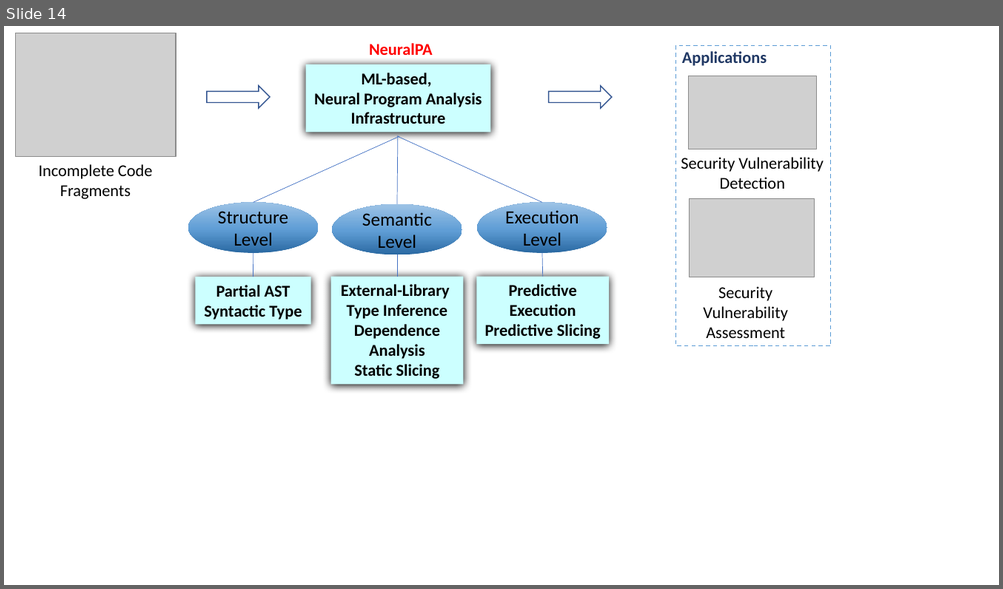
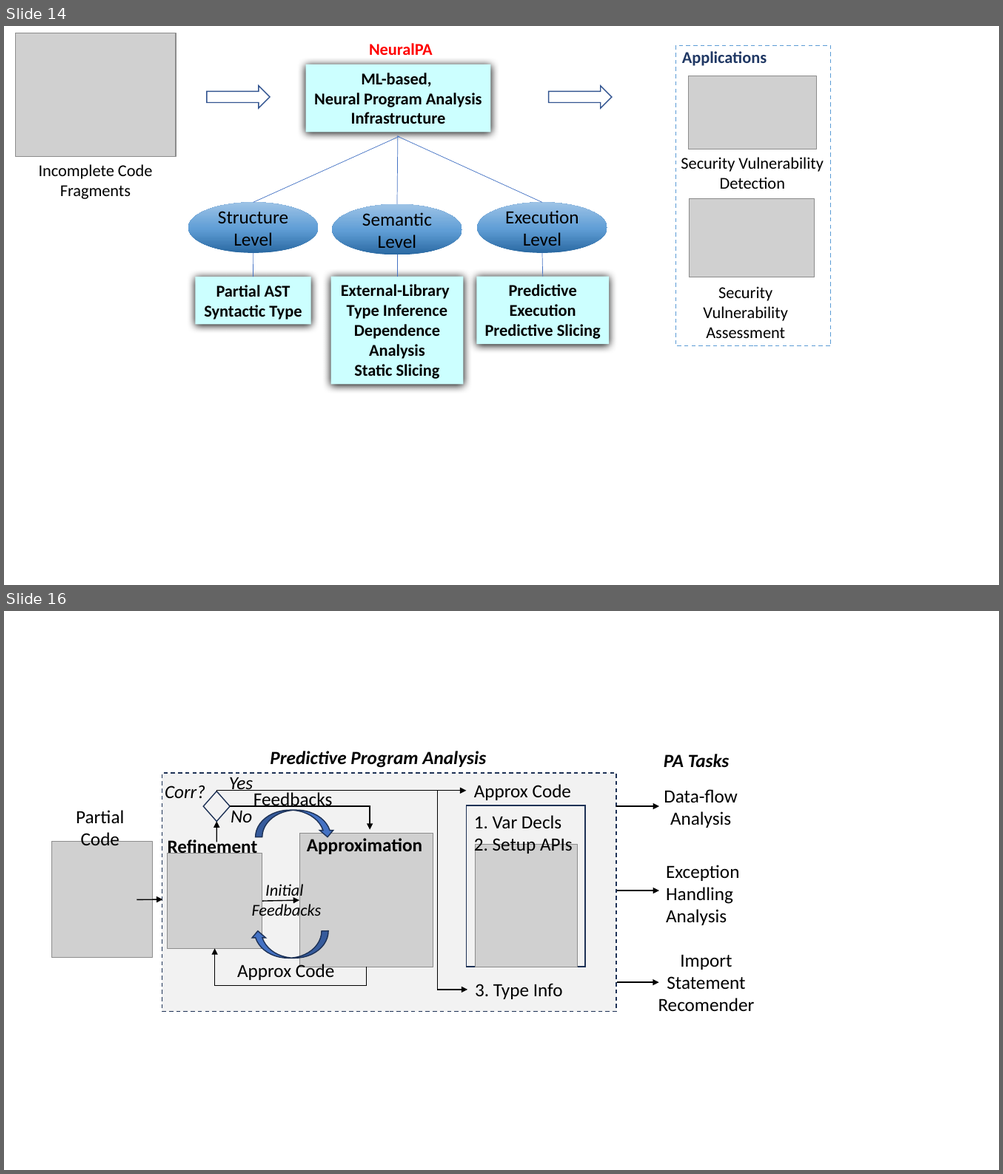
Before and after one commit to tien-n-nguyen/neuralppa, a slide deck: figures.pptx. Shown one above the other, each under a label of ours: slide 14 before the commit, slides 14 and 16 after it; the slides between them are not shown. The pictures are 1003x589 and 1003x1174 pixels, drawn with LibreOffice and Linux fonts; fonts in the diff are those of the drawing; grey boxes stand for pictures. Boxes give left, top, right and bottom in pixels: in the first picture for what was removed or moved away, otherwise in the second. Text is boxed around its words. In the diff, an @@ line names an element or a change of style, - is before the commit and + after.

```diff
--- a/figures.pptx
+++ b/figures.pptx
@@ slide 16 added at box(4, 611, 999, 1170), background #FFFFFF @@
@@ text added at box(270, 751, 486, 768), 18 pt, text #000000, bold, italic @@
+Predictive Program Analysis
@@ text added at box(663, 754, 729, 768), 18 pt, text #000000, bold, italic @@
+PA Tasks
@@ rectangle added at box(162, 773, 617, 1011), fill #F2F2F2, outline #1E3256 1 pt dashed @@
@@ text added at box(165, 786, 205, 798), 18 pt, text #000000, italic @@
+Corr?
@@ text added at box(229, 777, 253, 791), 18 pt, text #000000, italic @@
+Yes
@@ text added at box(76, 810, 124, 846), 18 pt, text #000000 @@
+Partial
+Code
@@ diamond added at box(203, 792, 230, 821), outline #1E3256 1 pt @@
@@ elbow arrow added from (216, 792) to (466, 791), #000000 1 pt @@
@@ elbow arrow added from (230, 806) to (370, 829), #000000 1 pt @@
@@ text added at box(230, 810, 252, 823), 18 pt, text #000000, italic @@
+No
@@ text added at box(253, 790, 332, 810), 18 pt, text #000000 @@
+Feedbacks
@@ curved down arrow added at box(256, 810, 335, 837), fill #4472C4, outline #1E3256 1 pt @@
@@ elbow arrow added from (438, 791) to (467, 990), #000000 1 pt @@
@@ arrow added from (617, 806) to (659, 806), #000000 1 pt @@
@@ text added at box(663, 789, 737, 828), 18 pt, text #000000 @@
+Data-flow
+Analysis
@@ arrow added from (216, 843) to (216, 821), #000000 1 pt @@
@@ group added at box(466, 784, 585, 968): 2 texts, 1 rectangle, 1 picture @@
+Approx Code
+1. Var Decls
+2. Setup APIs
@@ picture added at box(52, 842, 153, 958) @@
@@ picture added at box(168, 854, 263, 949) @@
@@ text added at box(168, 837, 258, 854), 18 pt, text #000000, bold @@
+Refinement
@@ picture added at box(299, 833, 433, 967) @@
@@ text added at box(307, 837, 422, 854), 18 pt, text #000000, bold @@
+Approximation
@@ text added at box(666, 865, 739, 925), 18 pt, text #000000 @@
+Exception
+Handling
+Analysis
@@ text added at box(252, 882, 321, 920), 16 pt, text #000000, italic @@
+Initial
+Feedbacks
@@ arrow added from (617, 891) to (659, 891), #000000 1 pt @@
@@ arrow added from (136, 900) to (163, 900), #000000 1 pt @@
@@ arrow added from (262, 901) to (299, 900), #000000 1 pt @@
@@ curved down arrow added at box(251, 931, 329, 958), fill #4472C4, outline #1E3256 1 pt @@
@@ elbow arrow added from (366, 968) to (214, 949), #000000 1 pt @@
@@ text added at box(237, 962, 334, 980), 18 pt, text #000000 @@
+Approx Code
@@ text added at box(658, 954, 754, 1011), 18 pt, text #000000 @@
+Import
+Statement
+Recomender
@@ text added at box(475, 983, 563, 999), 18 pt, text #000000 @@
+3. Type Info
@@ arrow added from (617, 982) to (659, 982), #000000 1 pt @@
```
Also in this commit, not shown: 5 other slides added, 3 other files.
